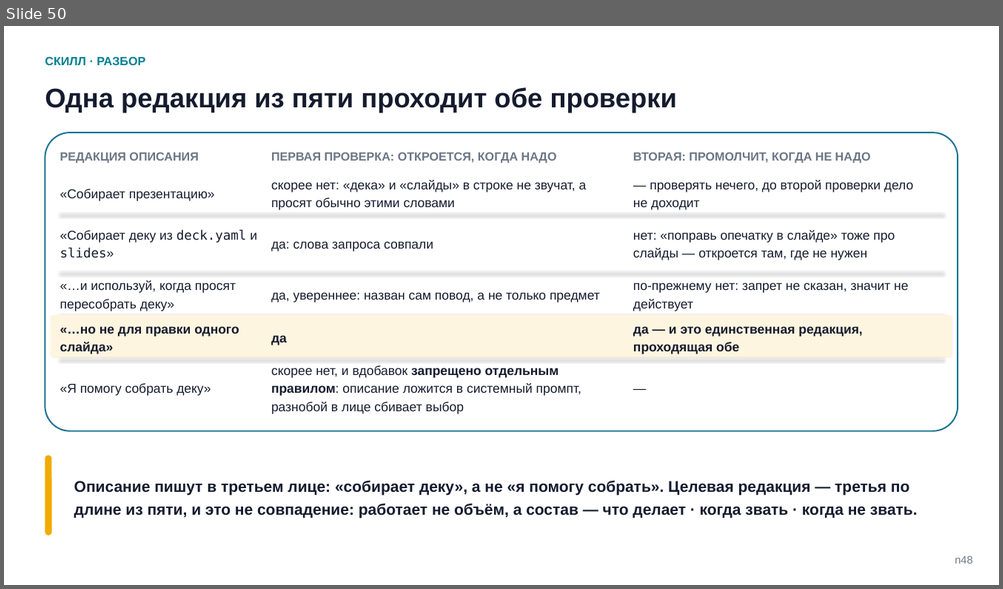
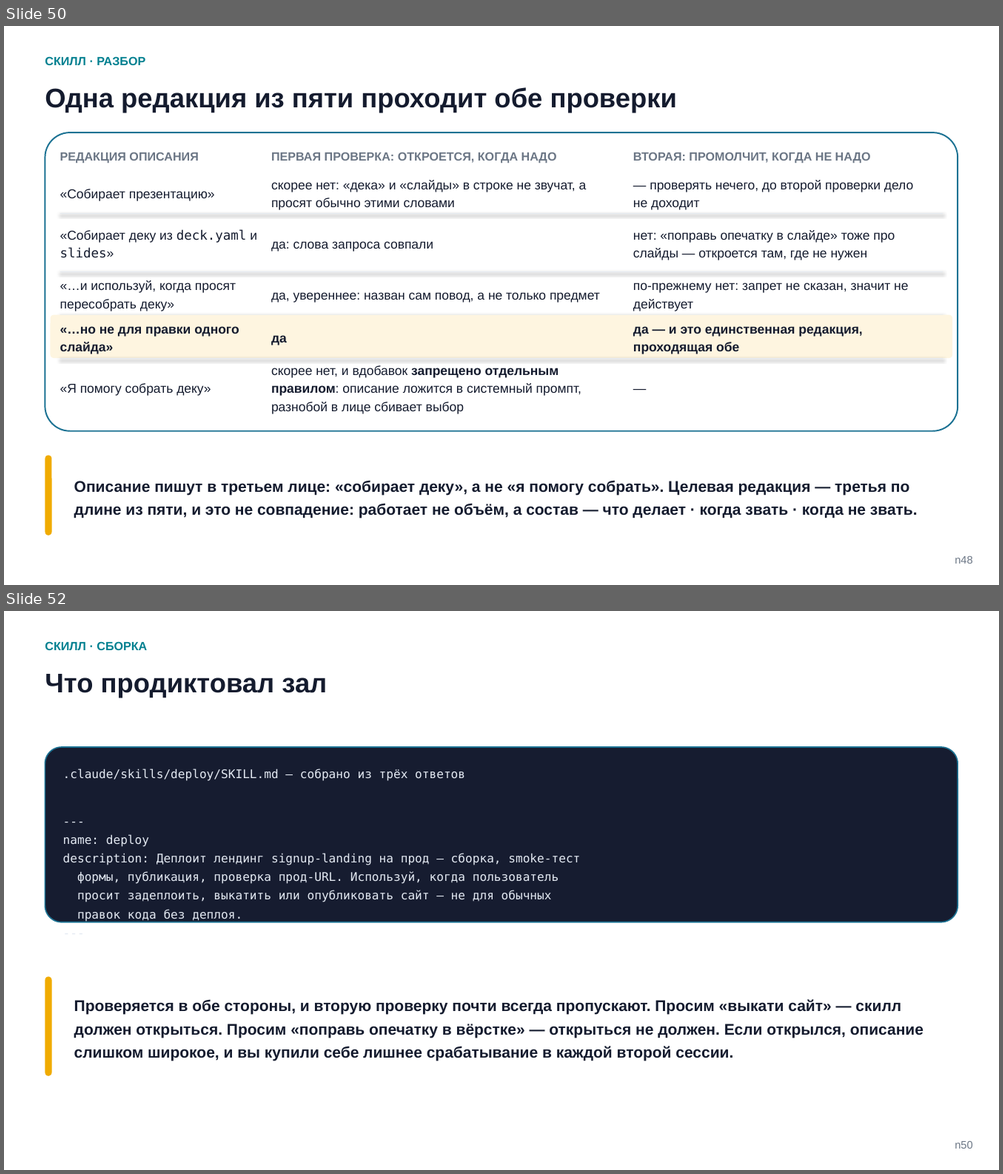
Before and after one commit to tellina-study/AI-usage-lessons, a slide deck: library/seminars/sem-05/rendered/sem-05.pptx. Shown one above the other, each under a label of ours: slide 50 before the commit, slides 50 and 52 after it; the slides between them are not shown. The pictures are 1003x589 and 1003x1174 pixels, drawn with LibreOffice and Linux fonts; fonts in the diff are those of the drawing. Boxes give left, top, right and bottom in pixels: in the first picture for what was removed or moved away, otherwise in the second. Text is boxed around its words. In the diff, an @@ line names an element or a change of style, - is before the commit and + after.

Commit message:
Соавторство больше не печатает ответ под вопросом: продиктованное залом уехало на следующий слайд; реестр схем догнал сдвиг #211

```diff
--- a/library/seminars/sem-05/rendered/sem-05.pptx
+++ b/library/seminars/sem-05/rendered/sem-05.pptx
@@ slide 52 added at (4, 611, 999, 1170), background #FFFFFF @@
@@ text added at (45, 641, 147, 650), 11.5 pt, text #028090, bold @@
+СКИЛЛ · СБОРКА
@@ text added at (45, 674, 327, 698), 26 pt, text #141B2E, bold @@
+Что продиктовал зал
@@ rounded rectangle added at (45, 748, 958, 923), fill #161C30, outline #1C7293 1.2 pt @@
@@ text added at (63, 769, 580, 903), 11.5 pt, text #E3E9F2 @@
+.claude/skills/deploy/SKILL.md — собрано из трёх ответов
+---
+name: deploy
+description: Деплоит лендинг signup-landing на прод — сборка, smoke-тест
+формы, публикация, проверка прод-URL. Используй, когда пользователь
+просит задеплоить, выкатить или опубликовать сайт — не для обычных
+правок кода без деплоя.
+---
@@ rounded rectangle added at (45, 977, 52, 1076), fill #F0AB00 @@
@@ text added at (74, 999, 923, 1061), 15 pt, text #141B2E, bold @@
+Проверяется в обе стороны, и вторую проверку почти всегда пропускают. Просим «выкати сайт» — скилл должен открыться. Просим «поправь опечатку в вёрстке» — открыться не должен. Если открылся, описание слишком широкое, и вы купили себе лишнее срабатывание в каждой второй сессии.
@@ text added at (954, 1142, 972, 1149), 10.5 pt, text #6B7685 @@
+n50
```
Also in this commit, not shown: 17 slides changed, 1 other slide added, 22 other files.
